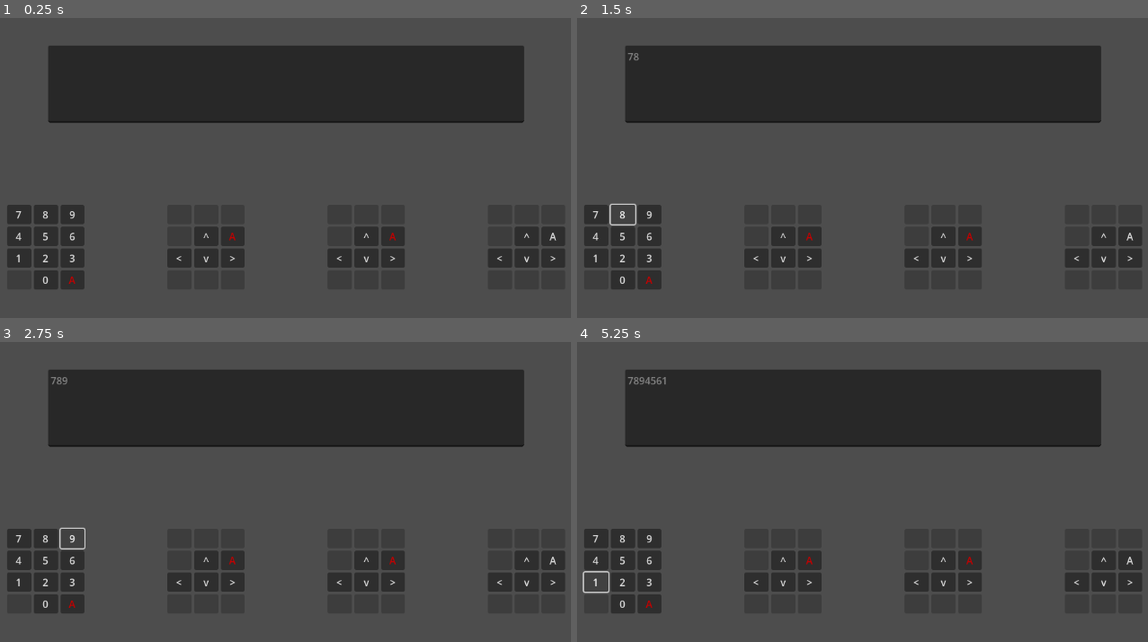
Above: before the commit, frames 1-4 (two rows, left to right).
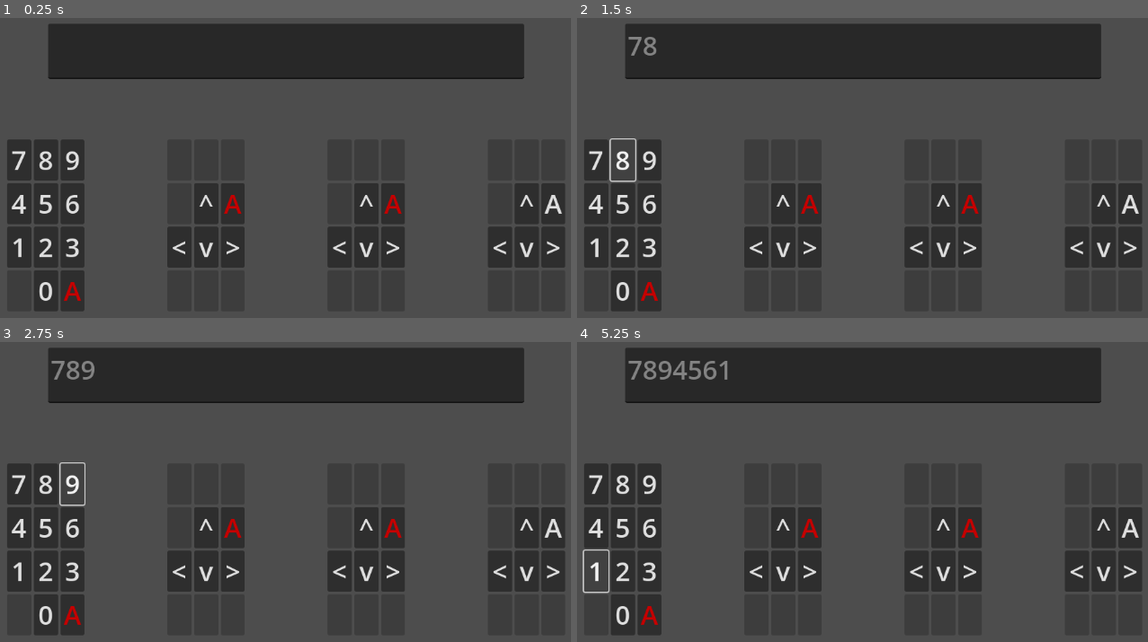
Above: after the commit, the same moments.

Repository: LihMeh/aoc2024day21game
Game: Godot game, scene res://main.tscn
Two runs of this game, one before a commit and one after it. Both use one fixed random seed, a clock stepped at 60 frames per second and the inputs below.
Inputs:
- Up to frame 1 (0.25 s): no input
- Up to frame 2 (1.5 s): click "7" at 0.5 s; click "8" at 1.25 s
- Up to frame 3 (2.75 s): click "9" at 2 s
- Up to frame 4 (5.25 s): click "4" at 2.75 s; click "5" at 3.5 s; click "6" at 4.25 s; click "1" at 5 s

The runs differ from the first frame. In frame 1, 24% of the frame differs, in the area x 1-99%, y 2-98%; in frame 2, 24%; in frame 3, 24%; in frame 4, 25%, in the area x 0-99%, y 2-98%.

Commit message:
fix fonts

Diff:
--- a/project/active_buttons_theme.tres
+++ b/project/active_buttons_theme.tres
@@ -1,6 +1,7 @@
 [gd_resource type="Theme" format=3 uid="uid://c17kc7hoe30df"]
 
 [resource]
+default_font_size = 42
 Button/colors/font_color = Color(0.777273, 4.01892e-06, 7.70092e-07, 1)
 Button/colors/font_focus_color = Color(0.776471, 0, 0, 1)
 Button/colors/font_hover_color = Color(0.776471, 0, 0, 1)
--- a/project/buttons_theme.tres
+++ b/project/buttons_theme.tres
@@ -1,3 +1,4 @@
 [gd_resource type="Theme" format=3 uid="uid://c82hckfvt0rn"]
 
 [resource]
+default_font_size = 42
